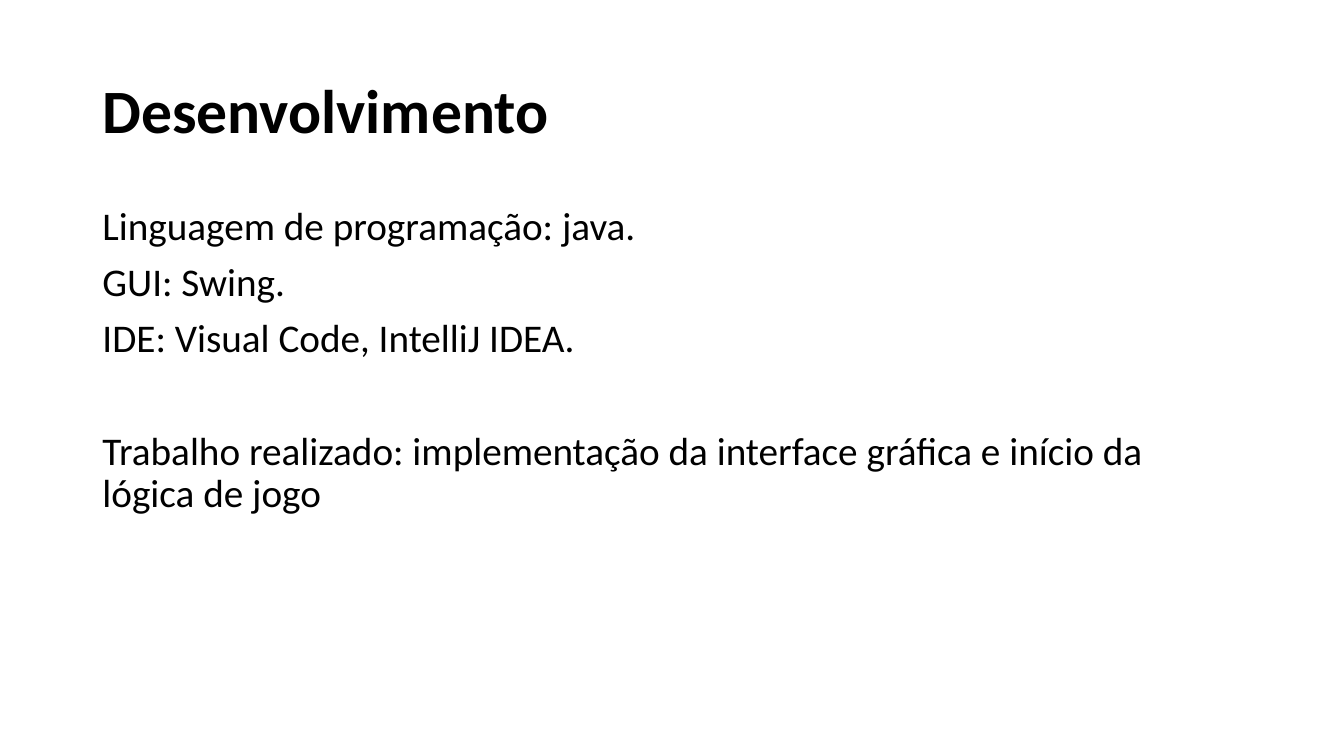
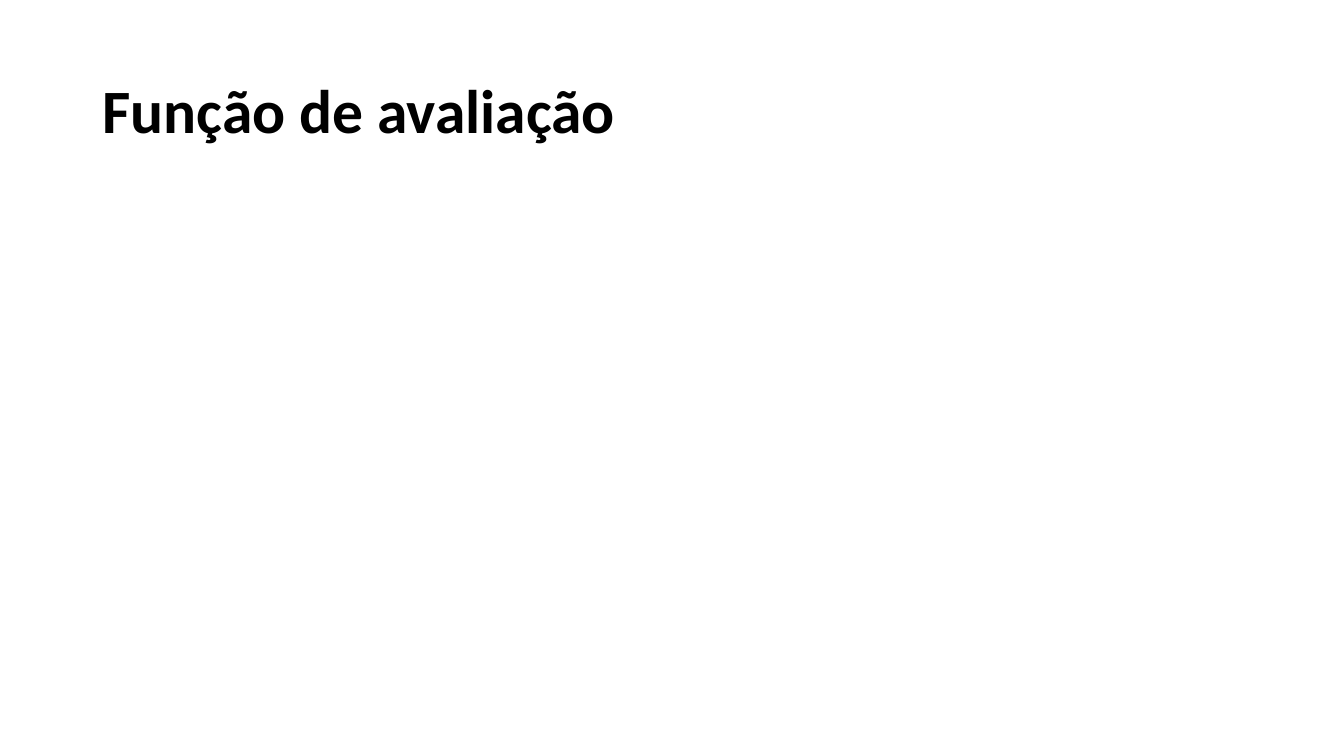
Before and after one commit to SergioDias47/Eximo, a slide deck: slide 5 of docs/IART-Eximo.pptx. Drawn at 1344x756 pixels with LibreOffice and Linux fonts; fonts in the diff are those of the drawing. Boxes give left, top, right and bottom in pixels: in the first picture for what was removed or moved away, otherwise in the second. Text is boxed around its words. In the diff, an @@ line names an element or a change of style, - is before the commit and + after.

```diff
--- a/docs/IART-Eximo.pptx
+++ b/docs/IART-Eximo.pptx
@@ title at (102,89,615,144): text changed @@
-Desenvolvimento
+Função de avaliação
@@ text removed at (102,212,1142,514) @@
-Linguagem de programação: java.
-GUI: Swing.
-IDE: Visual Code, IntelliJ IDEA.
-Trabalho realizado: implementação da interface gráfica e início da lógica de jogo
```
Also in this commit, not shown: 1 other slide changed.
